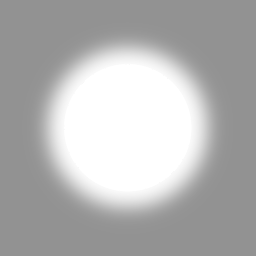
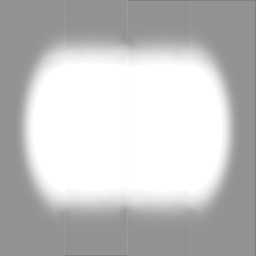
Layer changes from the first w=256, h=256 image to the second:
renamed "glow.png" to "Pasted Layer", painted on it over 0, 0, 256, 256
